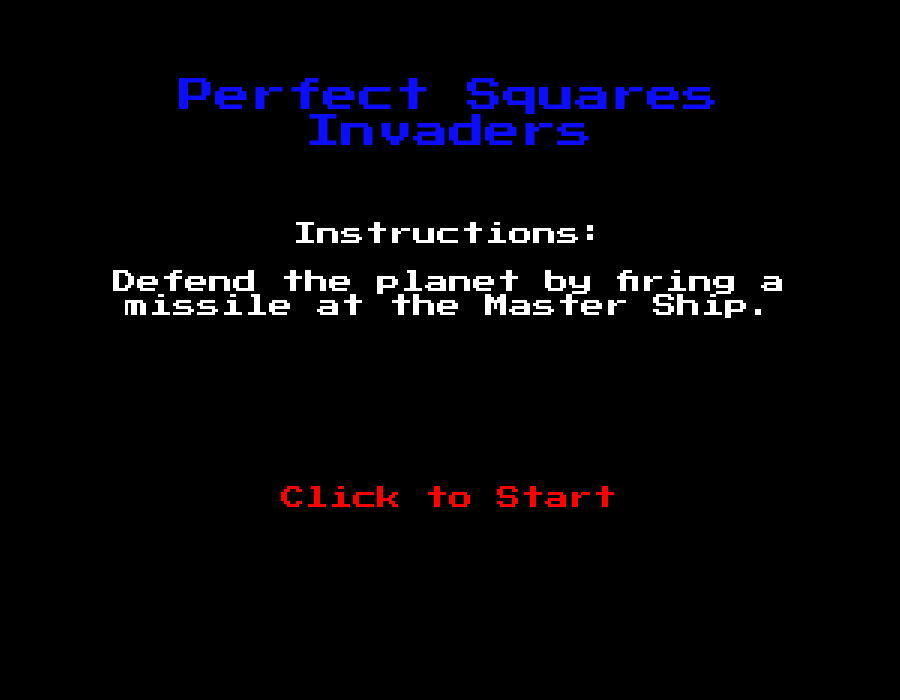
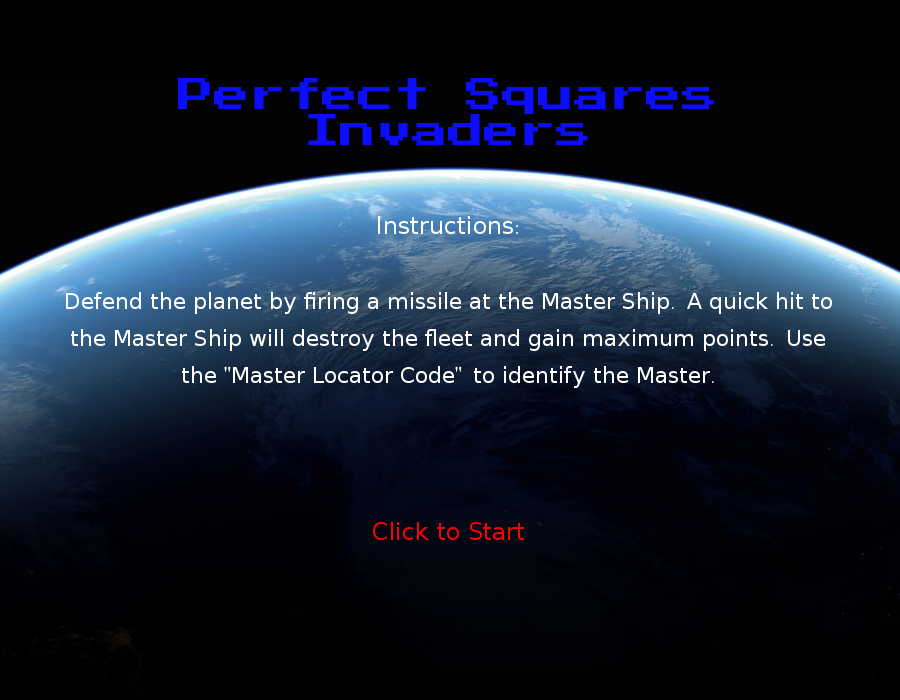
Two versions of the same layered image (900px x 700px). Layer-by-layer changes:
painted on "Perfect Squares Invaders ..." over [66, 78, 832, 540]
added layer "Pasted Layer" above "Background" over [0, 81, 900, 689]
